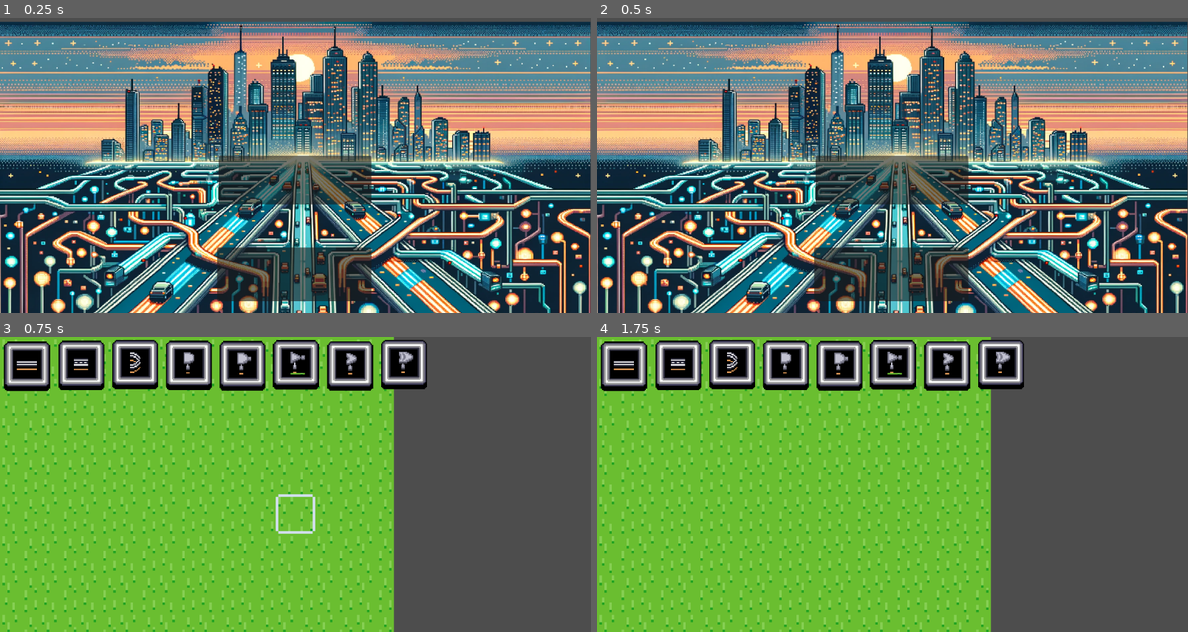
Above: before the commit, frames 1-4 (two rows, left to right).
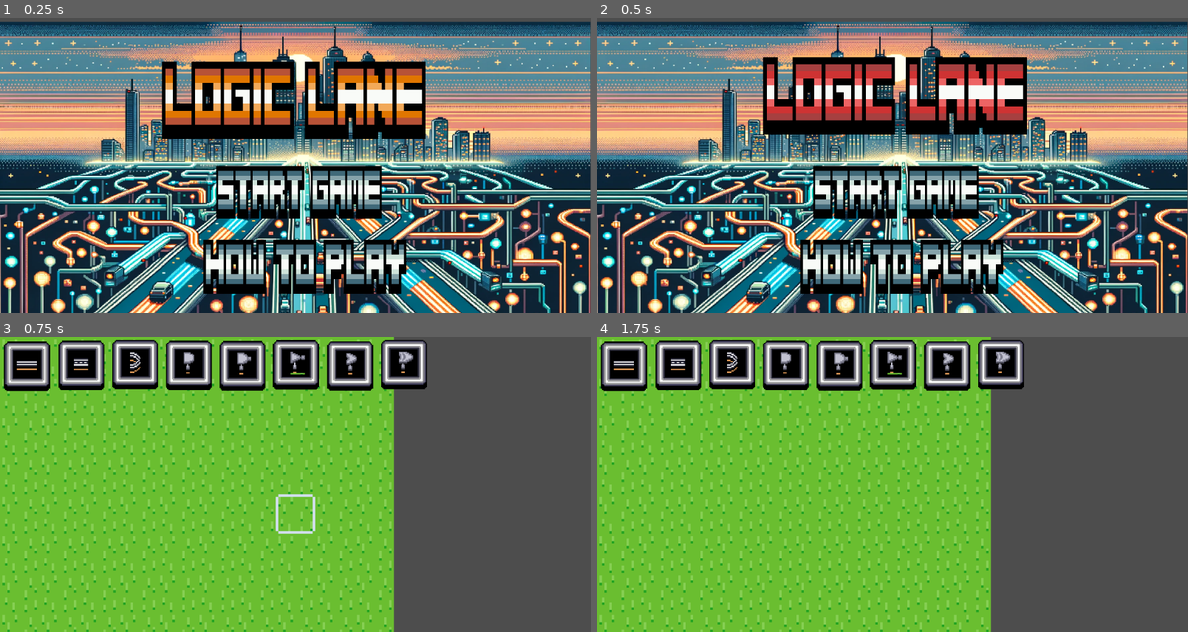
Above: after the commit, the same moments.

Repository: eKiepuszewskiTUE/TrafficBeepBeep
Game: Godot game, scene res://Scenes/title_screen.tscn
The game is run twice, just before and just after one commit, with the same random seed, the same clock (stepped at 60 frames per second) and the same inputs.
Inputs (mouse positions are in pixels of both pictures, inside the frame that each line leads up to):
- Up to frame 1 (0.25 s): no input
- Up to frame 2 (0.5 s): no input
- Up to frame 3 (0.75 s): click (295, 499) at 0.52 s
- Up to frame 4 (1.75 s): click (626, 363) at 1.25 s

The runs differ from the first frame. In frame 1, 22% of the frame differs, in the area x 27-72%, y 14-96%; in frame 2, 22%, in the area x 28-73%, y 13-96%; in frame 3, nothing differs; in frame 4, nothing differs.

Commit message:
Added texture for Buttons and animated the game title

Diff:
--- /dev/null
+++ b/Scenes/Title.gd
@@ -0,0 +1,4 @@
+extends Sprite2D
+func _ready():
+	var animation_player = $AnimationPlayer  # Access the AnimationPlayer node
+	animation_player.play("colorchange")  # Play the animation named 'colorchange'
--- a/Scenes/title_screen.tscn
+++ b/Scenes/title_screen.tscn
@@ -1,7 +1,37 @@
-[gd_scene load_steps=3 format=3 uid="uid://dbnipn55vy2bu"]
+[gd_scene load_steps=14 format=3 uid="uid://dbnipn55vy2bu"]
 
 [ext_resource type="Script" path="res://scripts/title_screen.gd" id="1_u767j"]
 [ext_resource type="Texture2D" uid="uid://bmbjywd7bosf7" path="res://AdditionalArt/TitleScreen.webp" id="2_v1ows"]
+[ext_resource type="Texture2D" uid="uid://dxlxh1uifiys3" path="res://MenuIcons/MenuStart.png" id="3_mx3sw"]
+[ext_resource type="Texture2D" uid="uid://fagdgjgbnusf" path="res://MenuIcons/MenuStartC.png" id="4_t11rp"]
+[ext_resource type="Texture2D" uid="uid://brwcn44psa02k" path="res://MenuIcons/MenuHow.png" id="5_c87n7"]
+[ext_resource type="Texture2D" uid="uid://b8vd77hk5u3h3" path="res://MenuIcons/Selectarrow.png" id="5_nfshx"]
+[ext_resource type="Texture2D" uid="uid://btyn4qoeqtave" path="res://MenuIcons/MenuHowC.png" id="6_7y8se"]
+[ext_resource type="Texture2D" uid="uid://b45221ghfg4hm" path="res://MenuIcons/TY.png" id="7_0g6pe"]
+[ext_resource type="Texture2D" uid="uid://ctvqdpjrdvba7" path="res://MenuIcons/TO.png" id="8_hxdh4"]
+[ext_resource type="Script" path="res://Scenes/Title.gd" id="8_sjl0q"]
+[ext_resource type="Texture2D" uid="uid://gn4g2kj5lwk5" path="res://MenuIcons/TR.png" id="9_57ng0"]
+
+[sub_resource type="Animation" id="Animation_opiuv"]
+resource_name = "colorchange"
+loop_mode = 1
+tracks/0/type = "value"
+tracks/0/imported = false
+tracks/0/enabled = true
+tracks/0/path = NodePath(".:texture")
+tracks/0/interp = 1
+tracks/0/loop_wrap = true
+tracks/0/keys = {
+"times": PackedFloat32Array(0, 0.3, 0.6),
+"transitions": PackedFloat32Array(1, 1, 1),
+"update": 1,
+"values": [ExtResource("8_hxdh4"), ExtResource("9_57ng0"), ExtResource("7_0g6pe")]
+}
+
+[sub_resource type="AnimationLibrary" id="AnimationLibrary_jlj85"]
+_data = {
+"colorchange": SubResource("Animation_opiuv")
+}
 
 [node name="TitleScreen" type="Node2D"]
 script = ExtResource("1_u767j")
@@ -11,17 +41,36 @@
 scale = Vector2(0.671875, 0.603516)
 texture = ExtResource("2_v1ows")
 
-[node name="Button" type="Button" parent="."]
-offset_left = 444.0
-offset_top = 280.0
-offset_right = 754.0
-offset_bottom = 379.0
+[node name="TextureButton" type="TextureButton" parent="."]
+offset_left = 420.0
+offset_top = 295.0
+offset_right = 1741.0
+offset_bottom = 491.0
+scale = Vector2(0.273256, 0.607766)
+texture_normal = ExtResource("3_mx3sw")
+texture_pressed = ExtResource("4_t11rp")
+texture_hover = ExtResource("5_nfshx")
 
-[node name="Button2" type="Button" parent="."]
-offset_left = 441.0
-offset_top = 467.0
-offset_right = 754.0
-offset_bottom = 576.0
+[node name="TextureButton2" type="TextureButton" parent="."]
+offset_left = 374.0
+offset_top = 441.0
+offset_right = 1866.0
+offset_bottom = 650.0
+scale = Vector2(0.317861, 0.62626)
+texture_normal = ExtResource("5_c87n7")
+texture_pressed = ExtResource("6_7y8se")
+texture_hover = ExtResource("5_nfshx")
 
-[connection signal="pressed" from="Button" to="." method="_on_button_pressed"]
-[connection signal="pressed" from="Button2" to="." method="_on_button_2_pressed"]
+[node name="Title" type="Sprite2D" parent="."]
+position = Vector2(595, 161)
+scale = Vector2(0.464539, 0.892907)
+texture = ExtResource("8_hxdh4")
+script = ExtResource("8_sjl0q")
+
+[node name="AnimationPlayer" type="AnimationPlayer" parent="Title"]
+libraries = {
+"": SubResource("AnimationLibrary_jlj85")
+}
+
+[connection signal="pressed" from="TextureButton" to="." method="_on_texture_button_pressed"]
+[connection signal="pressed" from="TextureButton2" to="." method="_on_texture_button_2_pressed"]
--- a/scripts/title_screen.gd
+++ b/scripts/title_screen.gd
@@ -1,9 +1,8 @@
 extends Node2D
 
-
-func _on_button_pressed():
+func _on_texture_button_pressed():
 	get_tree().change_scene_to_file("res://Scenes/main_game.tscn") # Replace with function body.
 
 
-func _on_button_2_pressed():
+func _on_texture_button_2_pressed():
 	get_tree().change_scene_to_file("res://Scenes/Tutorial.tscn")
Binary file added: MenuIcons/Menu.aseprite
Binary file added: MenuIcons/MenuB.aseprite
Binary file added: MenuIcons/MenuColor.aseprite
Binary file added: MenuIcons/MenuHow.png
Not shown, added: MenuIcons/MenuHow.png.import
Binary file added: MenuIcons/MenuHowC.png
Not shown, added: MenuIcons/MenuHowC.png.import
Binary file added: MenuIcons/MenuStart.png
Not shown, added: MenuIcons/MenuStart.png.import
Binary file added: MenuIcons/MenuStartC.png
Not shown, added: MenuIcons/MenuStartC.png.import
Binary file added: MenuIcons/MenuTitle.png
(and 13 more such lines)
